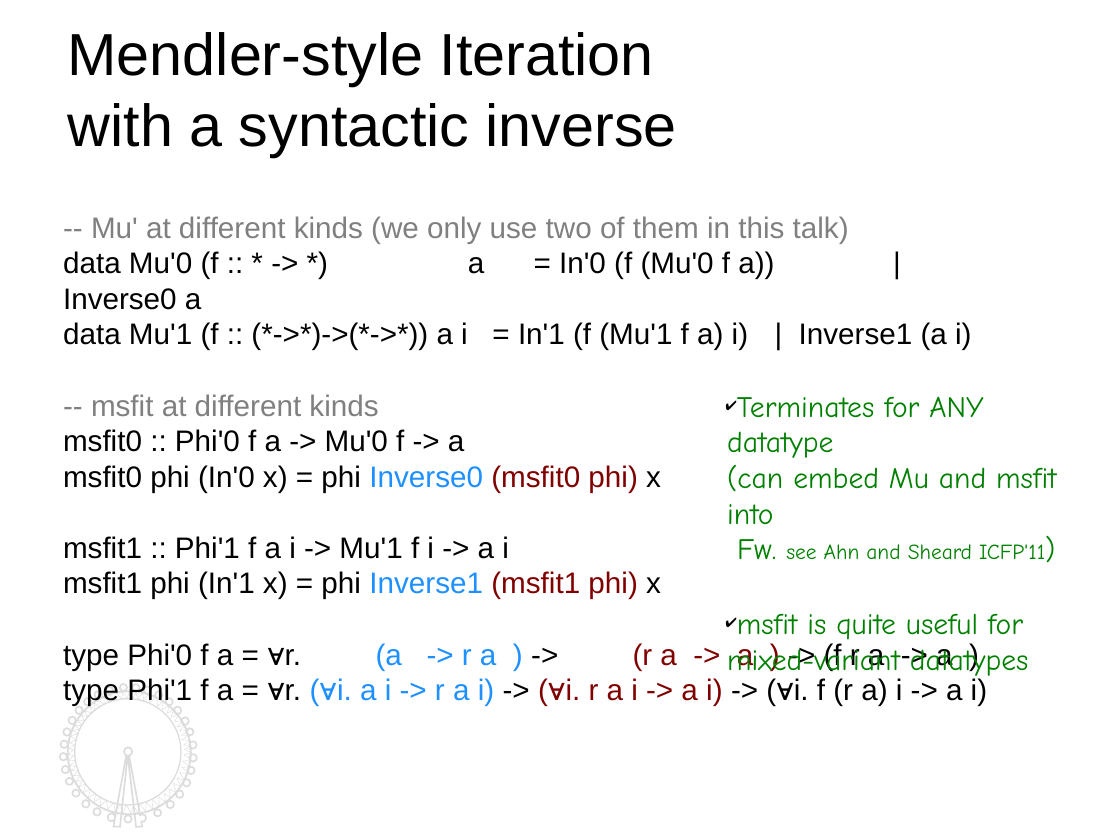
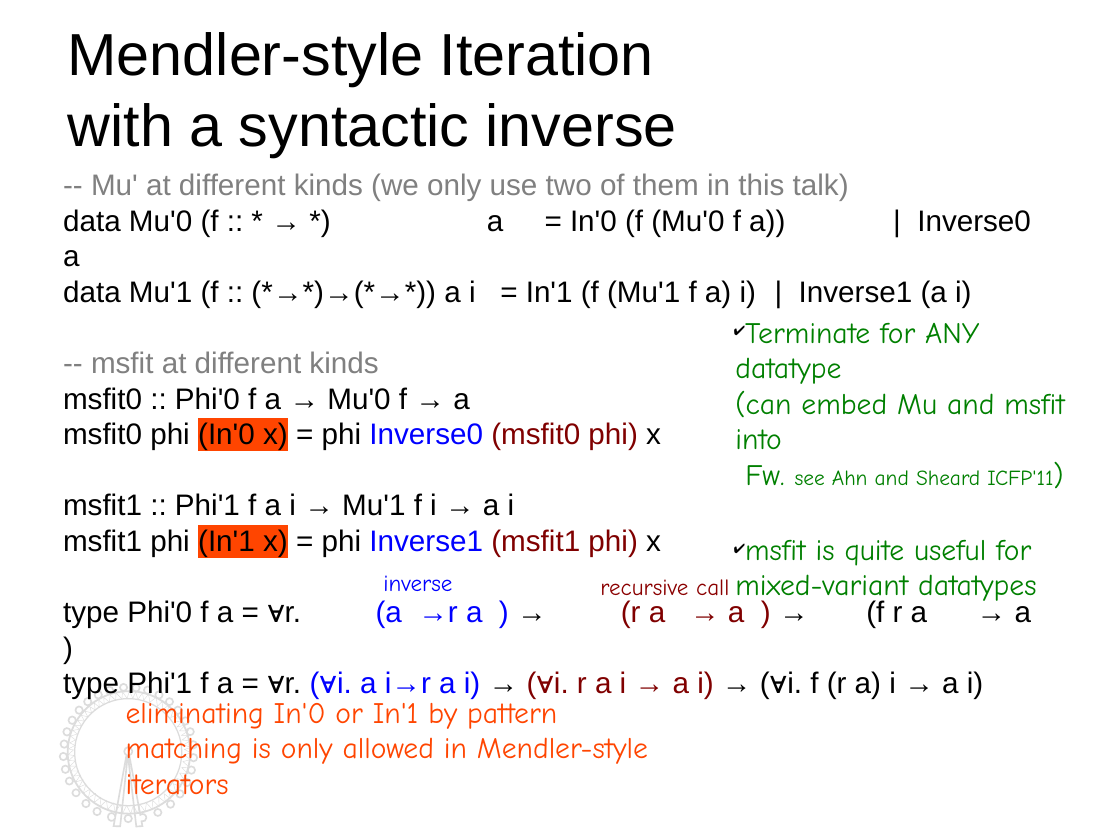
Before and after one commit to kyagrd/nax, a slide deck: slide 8 of trunk/draft/TYPES13/ppt/myslide.odp. Drawn at 1120x840 pixels with LibreOffice and Linux fonts; fonts in the diff are those of the drawing. Boxes give left, top, right and bottom in pixels: in the first picture for what was removed or moved away, otherwise in the second. Text is boxed around its words. In the diff, an @@ line names an element or a change of style, - is before the commit and + after.

```diff
--- a/trunk/draft/TYPES13/ppt/myslide.odp
+++ b/trunk/draft/TYPES13/ppt/myslide.odp
@@ text "-- Mu' at different kinds ...": place and size @@
-text "-- Mu' at different kinds ..." at box(63, 216, 987, 706)
+text "-- Mu' at different kinds ..." at box(63, 173, 1031, 699)
@@ text at box(63, 209, 1031, 308): text changed @@
-data Mu'0 (f :: * -> *) a = In'0 (f (Mu'0 f a)) | Inverse0 a
-data Mu'1 (f :: (*->*)->(*->*)) a i = In'1 (f (Mu'1 f a) i) | Inverse1 (a i)
+data Mu'0 (f :: * → *) a = In'0 (f (Mu'0 f a)) | Inverse0 a
+data Mu'1 (f :: (*→*)→(*→*)) a i = In'1 (f (Mu'1 f a) i) | Inverse1 (a i)
@@ text "Terminate for ANY datatype (can ...": place and size @@
-text "Terminate for ANY datatype (can ..." at box(727, 396, 1057, 679)
+text "Terminate for ANY datatype (can ..." at box(735, 322, 1065, 605)
@@ text at box(735, 322, 1065, 486): text changed @@
-✔ Terminates for ANY datatype
-  (can embed Mu and msfit into
-  Fw. see Ahn and Sheard ICFP'11)
+✔ Terminate for ANY datatype
+  (can embed Mu and msfit into
+  Fw. see Ahn and Sheard ICFP'11)
@@ text at box(63, 387, 469, 410): text changed @@
-msfit0 :: Phi'0 f a -> Mu'0 f -> a
+msfit0 :: Phi'0 f a → Mu'0 f → a
@@ text at box(63, 422, 661, 557): text colour #1E90FF to #0000FF in "Inverse0", "Inverse1"; highlight none to #FF4500 in "(In'0 x)", "(In'1 x)" @@
@@ text at box(63, 493, 515, 516): text changed @@
-msfit1 :: Phi'1 f a i -> Mu'1 f i -> a i
+msfit1 :: Phi'1 f a i → Mu'1 f i → a i
@@ text added at box(383, 575, 452, 591), 14 pt, text #0000FF @@
+inverse
@@ text added at box(600, 579, 729, 603), 14 pt, text #8B0000 @@
+recursive call
@@ text at box(63, 600, 1031, 699): text changed @@
-type Phi'0 f a = ∀r. (a -> r a ) -> (r a -> a ) -> (f r a -> a )
-type Phi'1 f a = ∀r. (∀i. a i -> r a i) -> (∀i. r a i -> a i) -> (∀i. f (r a) i -> a i)
+type Phi'0 f a = ∀r. (a →r a ) → (r a → a ) → (f r a → a )
+type Phi'1 f a = ∀r. (∀i. a i→r a i) → (∀i. r a i → a i) → (∀i. f (r a) i → a i)
@@ outline redrawn in 3 elements at box(68, 692, 191, 814), box(59, 685, 197, 827), box(68, 692, 190, 814) @@
@@ text added at box(126, 697, 648, 764), 18 pt, text #FF4500 @@
+eliminating In'0 or In'1 by pattern matching is only allowed in Mendler-style iterators
```
Also in this commit, not shown: 12 other slides changed, 4 slides added, 2 slides removed, 2 other files.
